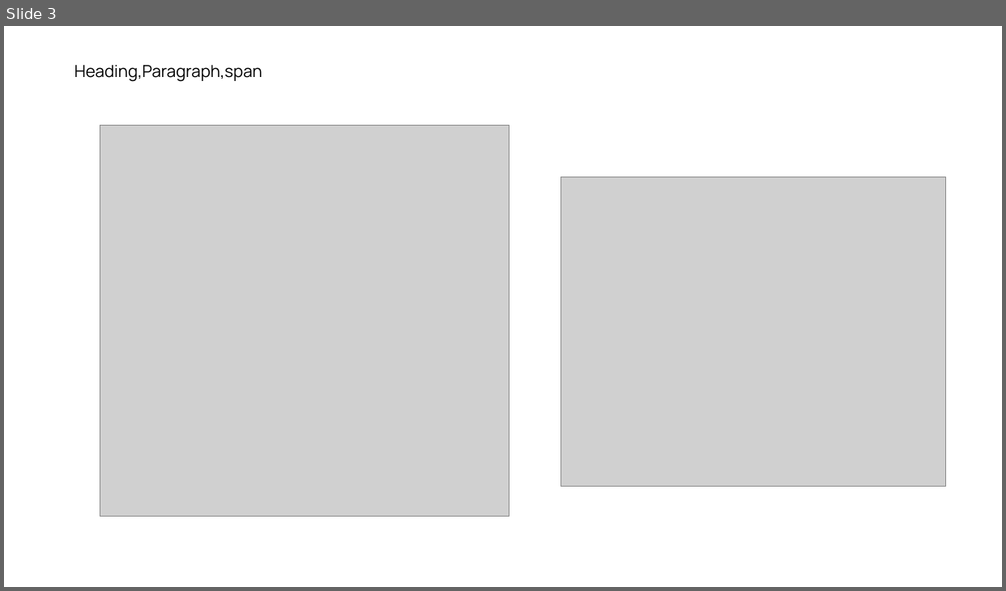
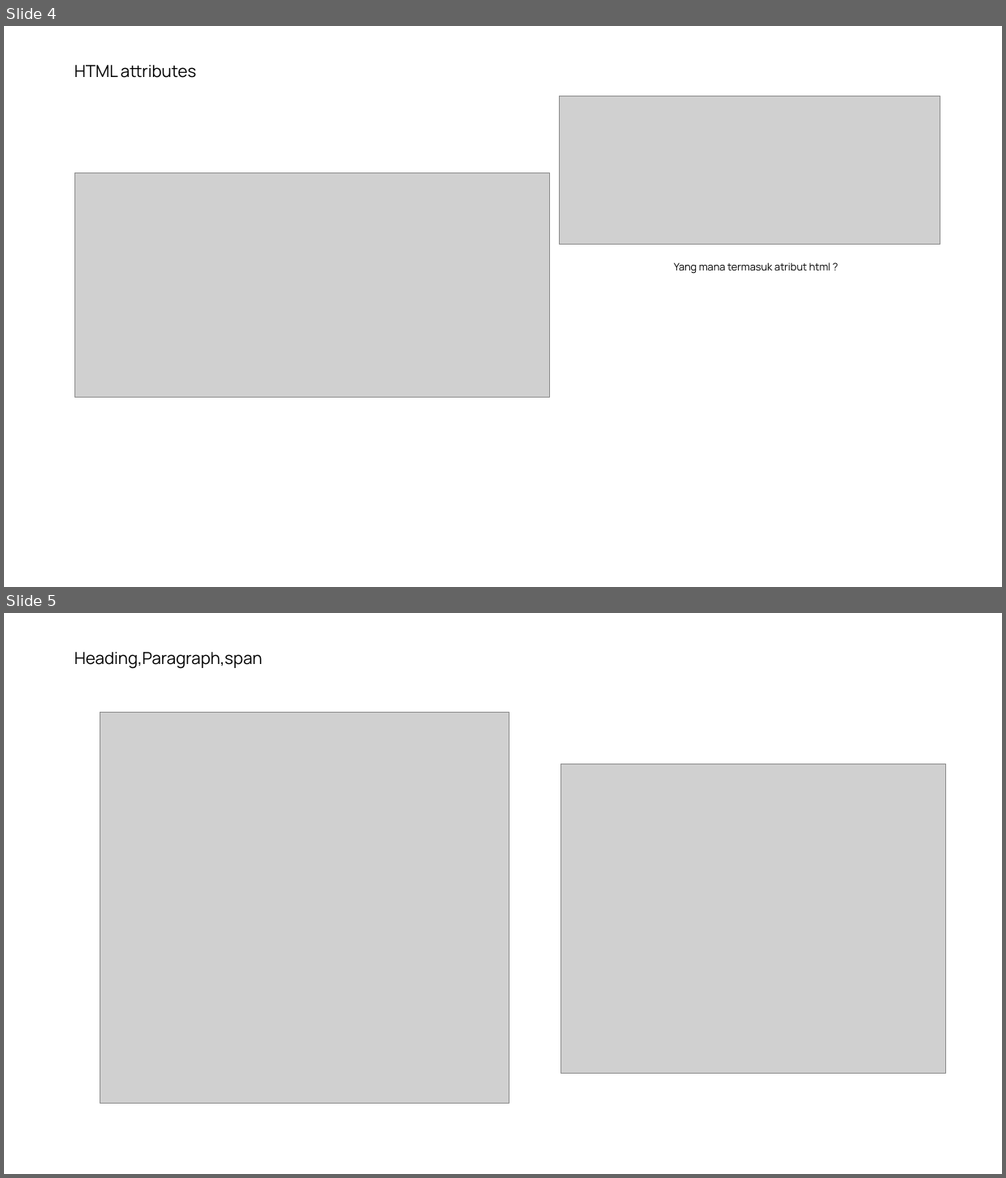
Before and after one commit to saddam-satria/learning-material, a slide deck: march/week-2/meeting-2/PPT.pptx. Shown one above the other, each under a label of ours: slide 3 before the commit, slides 4 and 5 after it. The pictures are 1006x591 and 1006x1178 pixels, drawn with LibreOffice and Linux fonts; fonts in the diff are those of the drawing; grey boxes stand for pictures. Boxes give left, top, right and bottom in pixels: in the first picture for what was removed or moved away, otherwise in the second. Text is boxed around its words. In the diff, an @@ line names an element or a change of style, - is before the commit and + after.

```diff
--- a/march/week-2/meeting-2/PPT.pptx
+++ b/march/week-2/meeting-2/PPT.pptx
@@ slide 4 added at bbox=[4, 26, 1002, 587], background #FFFFFF @@
@@ text added at bbox=[74, 65, 197, 78], 16 pt, text #000000 @@
+HTML attributes
@@ picture added at bbox=[560, 96, 940, 245] @@
@@ picture added at bbox=[75, 173, 550, 397] @@
@@ text added at bbox=[674, 263, 831, 274], 10 pt, text #000000 @@
+Yang mana termasuk atribut html ?
@@ what was slide 3 is now slide 5 @@
```
Also in this commit, not shown: 1 other slide added, 8 other files.
